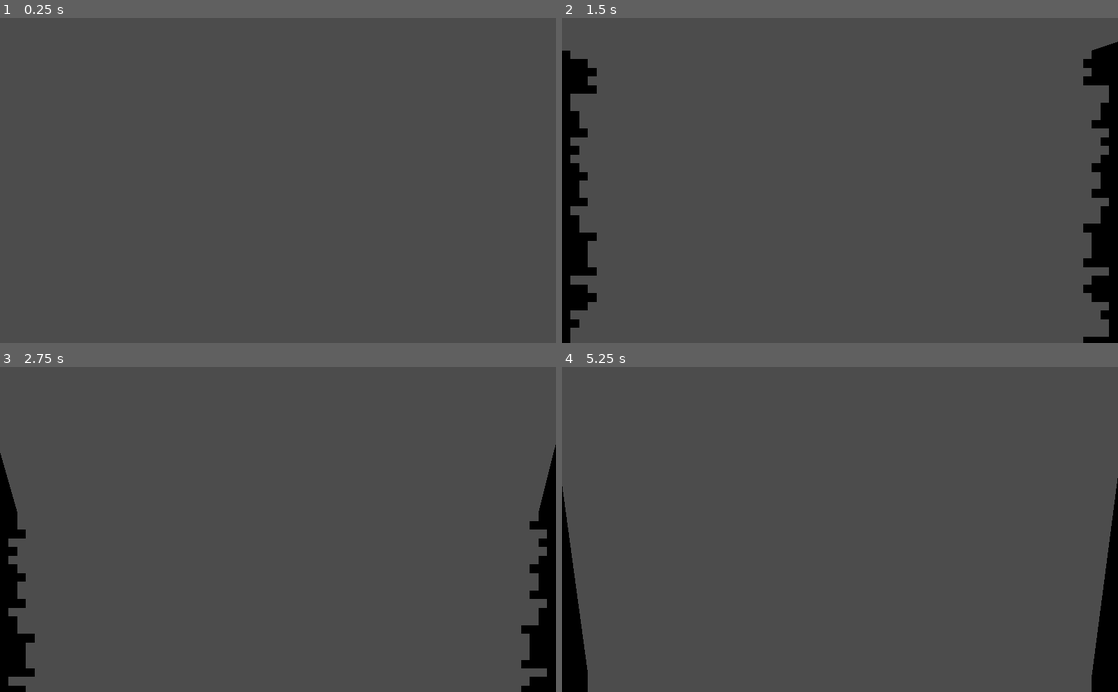
Above: before the commit, frames 1-4 (two rows, left to right).
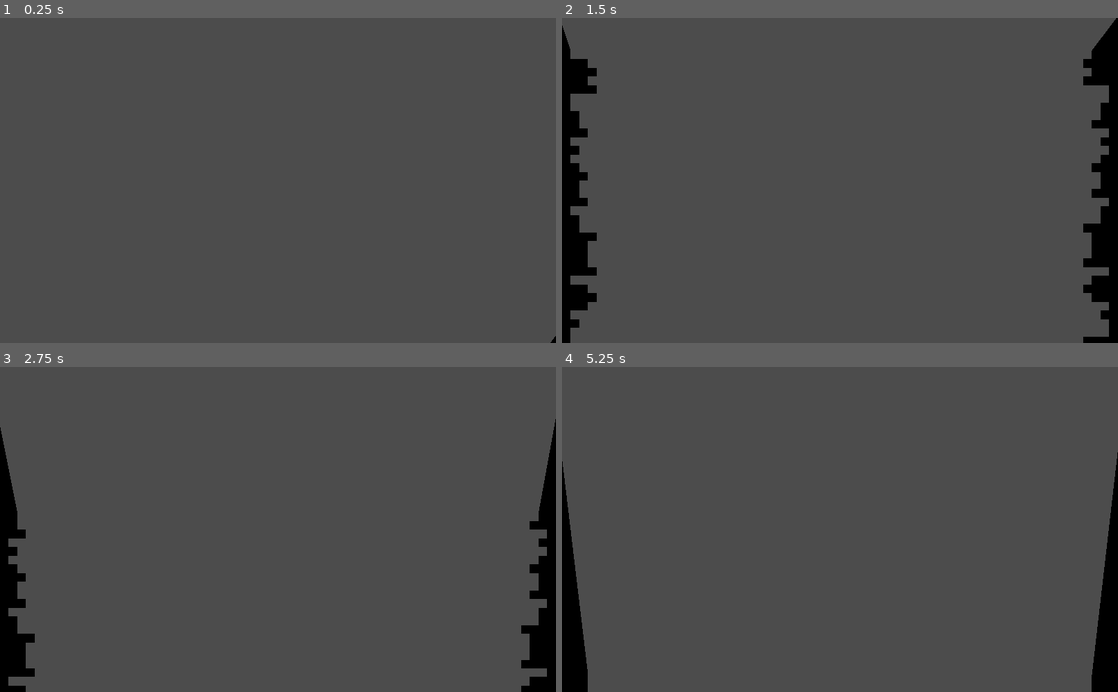
Above: after the commit, the same moments.

Repository: ClarkThyLord/Wild-Fishing
Game: Godot game, scene res://src/scenes/level/level.tscn
Same seed, same stepped clock (60 frames per second), same inputs: the game is played once before the commit and once after it.
Inputs:
- Up to frame 1 (0.25 s): no input
- Up to frame 2 (1.5 s): tap Enter at 0.5 s; tap Space (game_start) at 0.6, 1.35 s
- Up to frame 3 (2.75 s): tap Space (game_start) at 2.1 s
- Up to frame 4 (5.25 s): tap Space (game_start) every 0.75 s from 2.85 to 5.1 s

The runs differ from the first frame. In frame 1, less than 0.1% of the frame differs, in the area x 99-100%, y 97-100%; in frame 2, 0.2%; in frame 3, 0.2%; in frame 4, 0.4%, in the area x 0-100%, y 26-94%.

Commit message:
Make Level Wall end "sharp"

Diff:
--- a/src/scenes/level/wall/wall.gd
+++ b/src/scenes/level/wall/wall.gd
@@ -68,7 +68,8 @@
 
 func update() -> void:
 	var points := []
-	points.append(Vector2(0, 0 - step) * step_pixel_size)
+	points.append(
+			Vector2(0, -3 - step) * step_pixel_size)
 
 	var start_step := clamp(int(step), 0, INF)
 	var end_step := clamp(int(step + step_draw_range), 0, steps.size())
